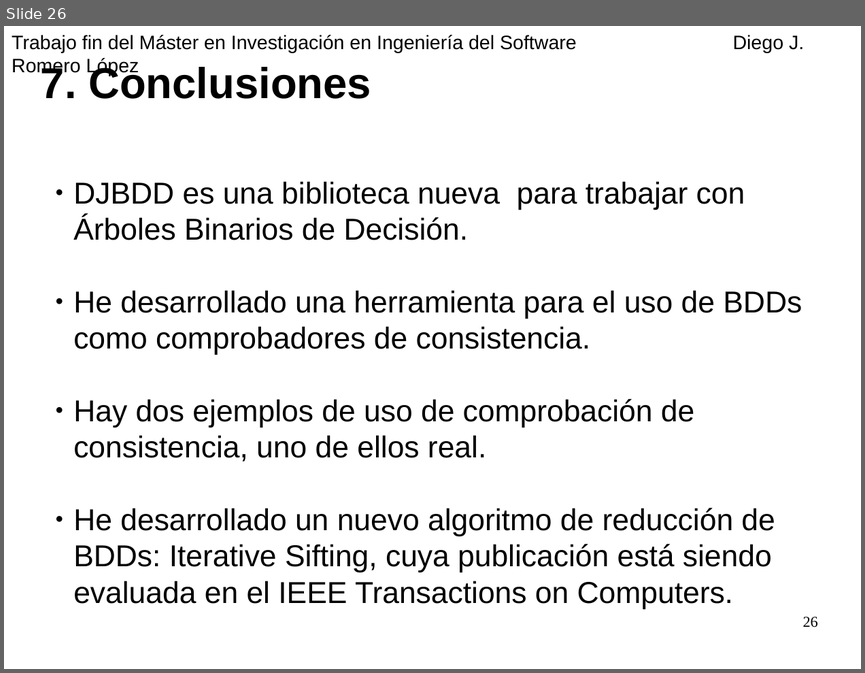
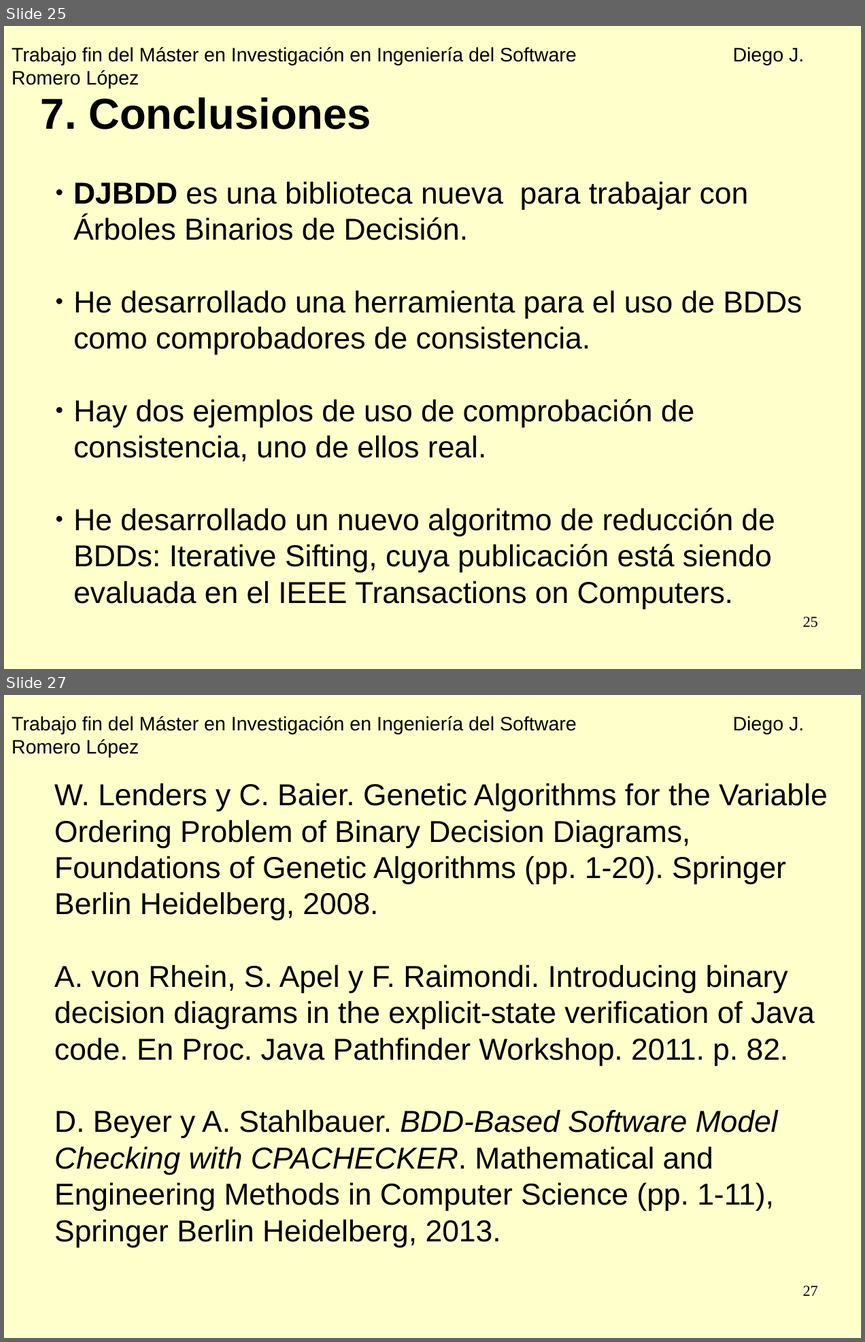
Before and after one commit to diegojromerolopez/djbdd, a slide deck: doc/presentacion.odp. Shown one above the other, each under a label of ours: slide 26 before the commit, slides 25 and 27 after it; the slides between them are not shown. The pictures are 865x673 and 865x1342 pixels, drawn with LibreOffice and Linux fonts; fonts in the diff are those of the drawing. Boxes give left, top, right and bottom in pixels: in the first picture for what was removed or moved away, otherwise in the second. Text is boxed around its words. In the diff, an @@ line names an element or a change of style, - is before the commit and + after.

```diff
--- a/doc/presentacion.odp
+++ b/doc/presentacion.odp
@@ slide 27 added at [4, 695, 861, 1338], background #FFFFCC; not listed: 1 template element that a slide beside it also shows @@
@@ text added at [54, 783, 827, 1247], 28 pt, text #000000 @@
+W. Lenders y C. Baier. Genetic Algorithms for the Variable Ordering Problem of Binary Decision Diagrams, Foundations of Genetic Algorithms (pp. 1-20). Springer Berlin Heidelberg, 2008.
+A. von Rhein, S. Apel y F. Raimondi. Introducing binary decision diagrams in the explicit-state verification of Java code. En Proc. Java Pathfinder Workshop. 2011. p. 82.
+D. Beyer y A. Stahlbauer. BDD-Based Software Model Checking with CPACHECKER. Mathematical and Engineering Methods in Computer Science (pp. 1-11), Springer Berlin Heidelberg, 2013.
@@ page number added at [803, 1285, 818, 1295], 14 pt, text #000000 @@
+27
@@ what was slide 26 is now slide 25 @@
@@ slide 25 changed as well @@
@@ background #FFFFFF to #FFFFCC @@
@@ text "Trabajo fin del Máster en ...": place and size @@
-text "Trabajo fin del Máster en ..." at [11, 35, 804, 53]
+text "Trabajo fin del Máster en ..." at [11, 47, 804, 65]
@@ text "7. Conclusiones": place and size @@
-text "7. Conclusiones" at [41, 65, 371, 99]
+text "7. Conclusiones" at [41, 97, 371, 129]
@@ text at [73, 181, 749, 240]: bold on in "DJBDD" @@
@@ page number at [803, 616, 818, 627]: text changed @@
-26
+25
```
Also in this commit, not shown: 23 other slides changed, 2 other slides added, 2 slides removed, 1 other file.
